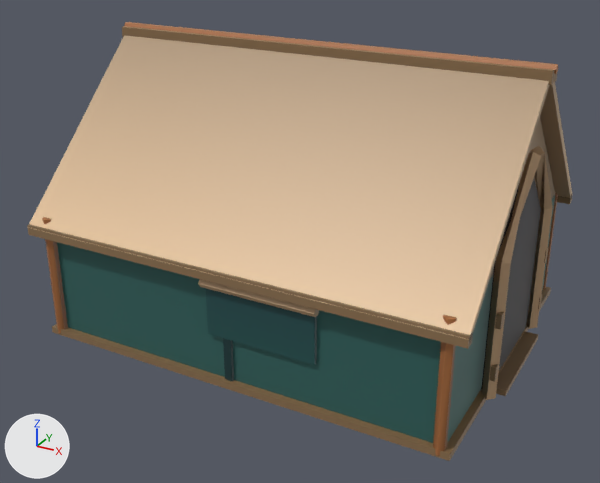
Before and after pictures for a commit that changed the glTF model public/assets/models/prop.tent.lod1.glb.
Before and after are seen from a 50 mm camera at (3.22, -6.09, 3.74) aimed at (-0.01, -0.23, 0.81). Arrows for +X, +Y and +Z are at lower left; the lights stay in place. The older version comes first. Vertices at exactly the same position are counted once.
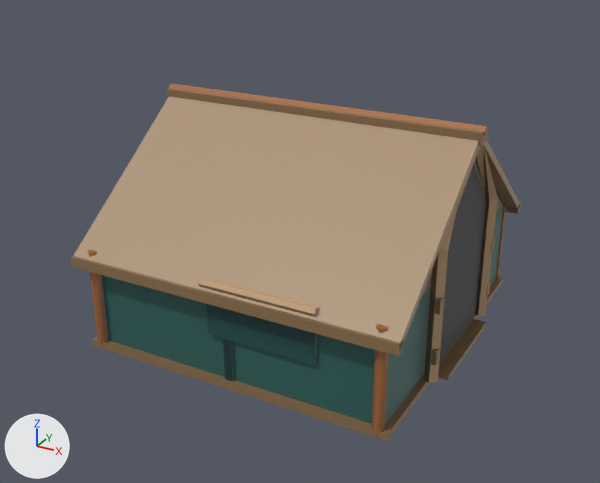
Boxes (x1, y1, x2, y2) around the edits, measured in the pictures (600 x 483 px; the box of a moved part takes in the faces that stretch with it):
'Mesh_0', reshaped, moved, rescaled (18% narrower, 19% shorter): before (27, 22, 573, 461); after (71, 84, 521, 441)
part 1 of me_mesh_0, moved or reshaped: before (27, 35, 550, 342); after (74, 96, 479, 347)
part 2 of me_mesh_0, moved or reshaped: before (540, 82, 572, 198); after (484, 141, 520, 209)
part 3 of me_mesh_0, moved or reshaped: before (482, 152, 541, 400); after (425, 147, 480, 383)
part 4 of me_mesh_0, moved or reshaped: before (526, 146, 553, 329); after (475, 143, 498, 316)
part 5 of me_mesh_0, moved or reshaped: before (489, 118, 555, 282); after (421, 161, 503, 298)
part 6 of me_mesh_0, moved or reshaped: before (198, 279, 319, 317); after (198, 277, 319, 317)
part 7 of me_mesh_0, moved or reshaped: before (496, 331, 538, 396); after (438, 319, 486, 380)
part 8 of me_mesh_0, moved or reshaped: before (27, 224, 473, 349); after (71, 256, 403, 356)
part 9 of me_mesh_0, moved or reshaped: before (557, 193, 573, 204); after (506, 202, 521, 214)
part 10 of me_mesh_0, moved or reshaped: before (490, 364, 499, 382); after (431, 349, 440, 366)
part 11 of me_mesh_0, moved or reshaped: before (495, 312, 504, 330); after (435, 297, 444, 315)
part 12 of me_mesh_0, moved or reshaped: before (538, 293, 542, 309); after (486, 282, 491, 297)
part 13 of me_mesh_0, moved or reshaped: before (544, 247, 548, 263); after (491, 236, 495, 252)
part 14 of me_mesh_0, moved or reshaped: before (52, 287, 551, 461); after (92, 277, 504, 441)
part 15 of me_mesh_0, moved or reshaped: before (122, 26, 558, 85); after (167, 88, 488, 146)
part 16 of me_mesh_0, moved or reshaped: before (206, 288, 317, 365); after (206, 304, 317, 365)
part 17 of me_mesh_0, moved or reshaped: before (57, 195, 555, 443); after (102, 206, 503, 424)
part 18 of me_mesh_0, moved or reshaped: before (481, 179, 541, 389); after (425, 164, 486, 369)
part 19 of me_mesh_0, moved or reshaped: before (42, 22, 558, 456); after (88, 84, 506, 436)

The change, as a diff of the scene's bpy script:
```diff
--- a/public/assets/models/prop.tent.lod1.glb.py
+++ b/public/assets/models/prop.tent.lod1.glb.py
@@ me_mesh_0 @@
 # used by ob_mesh_0; parent = ob_body; location = (0.01, 0.0, 1.255); scale = (1.97, 1.97, 1.97)
-me_mesh_0.from_pydata(...)  # 266 vertices, 416 faces; spans x -1.0..1.0, y -0.77..0.77, z -0.64..0.64
+me_mesh_0.from_pydata(...)  # 266 vertices, 416 faces; spans x -0.99..0.99, y -1.0..1.0, z -0.65..0.65
+# me_mesh_0 part 1: the loose piece of 8 vertices spanning x -0.98..0.97, y -0.77..0.02, z -0.14..0.62 is scaled about its middle by (0.98, 1.31, 0.997), then moved by (0.0, -0.11, 0.01)
+# me_mesh_0 part 2: the loose piece of 8 vertices spanning x -0.98..0.97, y -0.02..0.77, z -0.14..0.62 is scaled about its middle by (0.98, 1.31, 0.997), then moved by (0.0, 0.11, 0.01)
+# me_mesh_0 part 3: the loose piece of 12 vertices spanning x 0.92..0.98, y -0.35..0.0, z -0.61..0.32 is scaled about its middle by 1.3, then moved by (-0.03, -0.05, 0.13)
+# me_mesh_0 part 4: the loose piece of 12 vertices spanning x 0.92..0.98, y 0.0..0.35, z -0.61..0.32 is scaled about its middle by 1.3, then moved by (-0.03, 0.05, 0.13)
+# me_mesh_0 part 5: the loose piece of 6 vertices spanning x 0.88..0.91, y -0.71..0.71, z -0.11..0.57 is scaled about its middle by (1.29, 1.3, 0.988), then moved by (-0.04, 0.0, 0.0)
+# me_mesh_0 part 6: the loose piece of 12 vertices spanning x -0.11..0.4, y -0.76..-0.72, z -0.2..-0.16 is scaled about its middle by 1.3, then moved by (0.04, -0.22, 0.12)
+# me_mesh_0 part 7: the loose piece of 8 vertices spanning x 0.89..1.0, y -0.25..0.25, z -0.63..-0.61 is scaled about its middle by (1.3, 1.3, 1.29), then moved by (-0.03, 0.0, -0.01)
+# me_mesh_0 part 8: the loose piece of 8 vertices spanning x -0.98..0.97, y -0.77..-0.73, z -0.15..-0.11 is scaled about its middle by (0.98, 1.3, 1.3), then moved by (0.0, -0.23, 0.01)
+# me_mesh_0 part 9: the loose piece of 8 vertices spanning x -0.98..0.97, y 0.73..0.77, z -0.15..-0.11 is scaled about its middle by (0.98, 1.3, 1.3), then moved by (0.0, 0.23, 0.01)
+# me_mesh_0 part 10: the loose piece of 8 vertices spanning x 0.95..0.97, y -0.36..-0.31, z -0.52..-0.45 is moved by (-0.02, -0.1, 0.03)
+# me_mesh_0 part 11: the loose piece of 8 vertices spanning x 0.95..0.97, y -0.36..-0.31, z -0.29..-0.23 is scaled about its middle by 1.3, then moved by (-0.02, -0.1, 0.1)
+# me_mesh_0 part 12: the loose piece of 8 vertices spanning x 0.95..0.97, y 0.31..0.36, z -0.52..-0.45 is moved by (-0.02, 0.1, 0.03)
+# me_mesh_0 part 13: the loose piece of 8 vertices spanning x 0.95..0.97, y 0.31..0.36, z -0.29..-0.23 is scaled about its middle by 1.3, then moved by (-0.02, 0.1, 0.1)
+# me_mesh_0 part 14: the loose piece of 8 vertices spanning x -0.95..0.94, y -0.74..0.74, z -0.64..-0.61 is scaled about its middle by (0.968, 1.3, 1.3), then moved by (0.0, 0.0, -0.01)
+# me_mesh_0 part 15: the loose piece of 8 vertices spanning x -0.99..0.98, y -0.04..0.04, z 0.57..0.62 is scaled about its middle by (0.983, 1.3, 1.3), then moved by (0.0, 0.0, 0.01)
+# me_mesh_0 part 16: the loose piece of 8 vertices spanning x -0.09..0.39, y -0.73..-0.71, z -0.41..-0.21 is scaled about its middle by 1.3, then moved by (0.04, -0.21, 0.08)
+# me_mesh_0 part 17: the loose piece of 8 vertices spanning x -0.92..0.91, y -0.71..0.71, z -0.64..-0.1 is scaled about its middle by (0.957, 1.3, 1.05)
+# me_mesh_0 part 18: the loose piece of 10 vertices spanning x 0.91..0.93, y -0.29..0.29, z -0.64..0.27 is scaled about its middle by 1.3, then moved by (-0.04, 0.0, 0.12)
+# me_mesh_0 part 19: 60 of 266 vertices moved; they spanned x -1.0..0.99, y -0.75..0.75, z -0.63..0.64 and now span x -0.99..0.97, y -0.97..0.97, z -0.64..0.65; mean shift (0.0, 0.0, 0.0); largest move (0.89, -0.75, -0.07) -> (0.85, -0.97, -0.06)
+# other edits to the shape of me_mesh_0 do not show in these pictures
 me_mesh_0.materials.append(mat_pal_picketwhite)
@@ ob_mesh_0 @@
 ob_mesh_0.parent = ob_body
-ob_mesh_0.location = (0.01, 0.0, 1.255)
-ob_mesh_0.scale = (1.97, 1.97, 1.97)
+ob_mesh_0.location = (0.01, 0.0, 0.995)
+ob_mesh_0.scale = (1.52, 1.52, 1.52)
```
